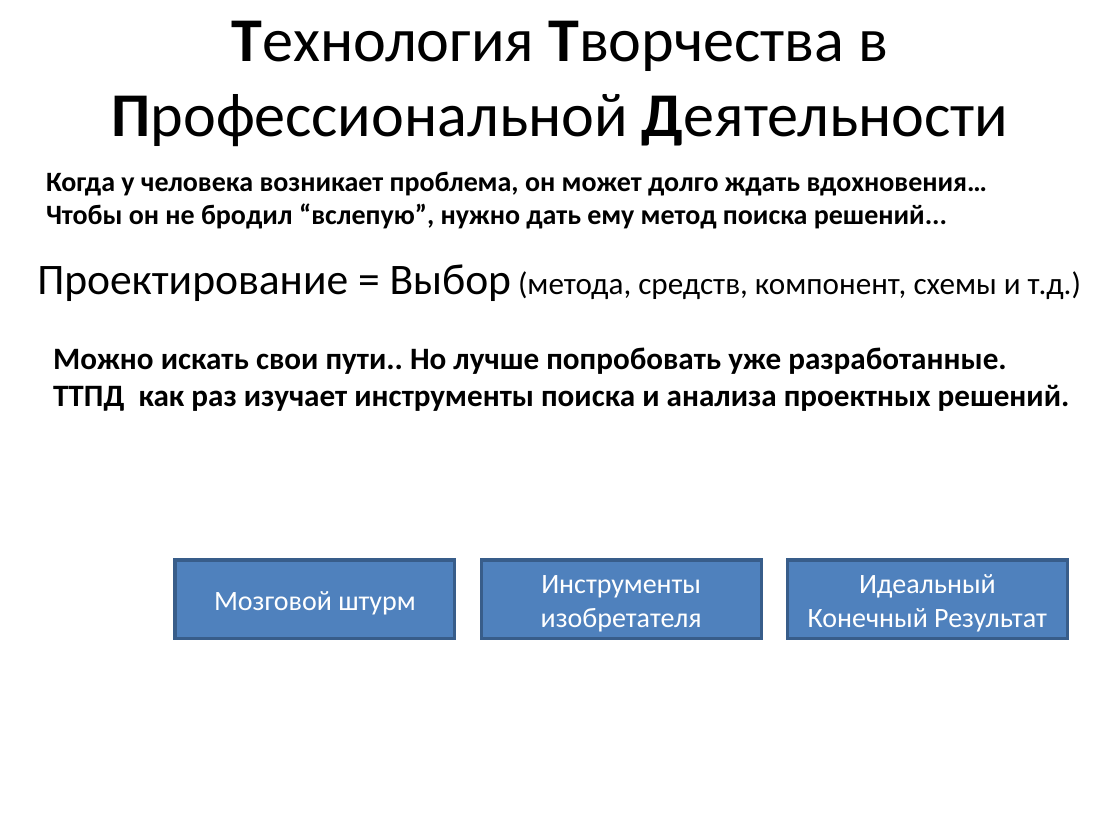
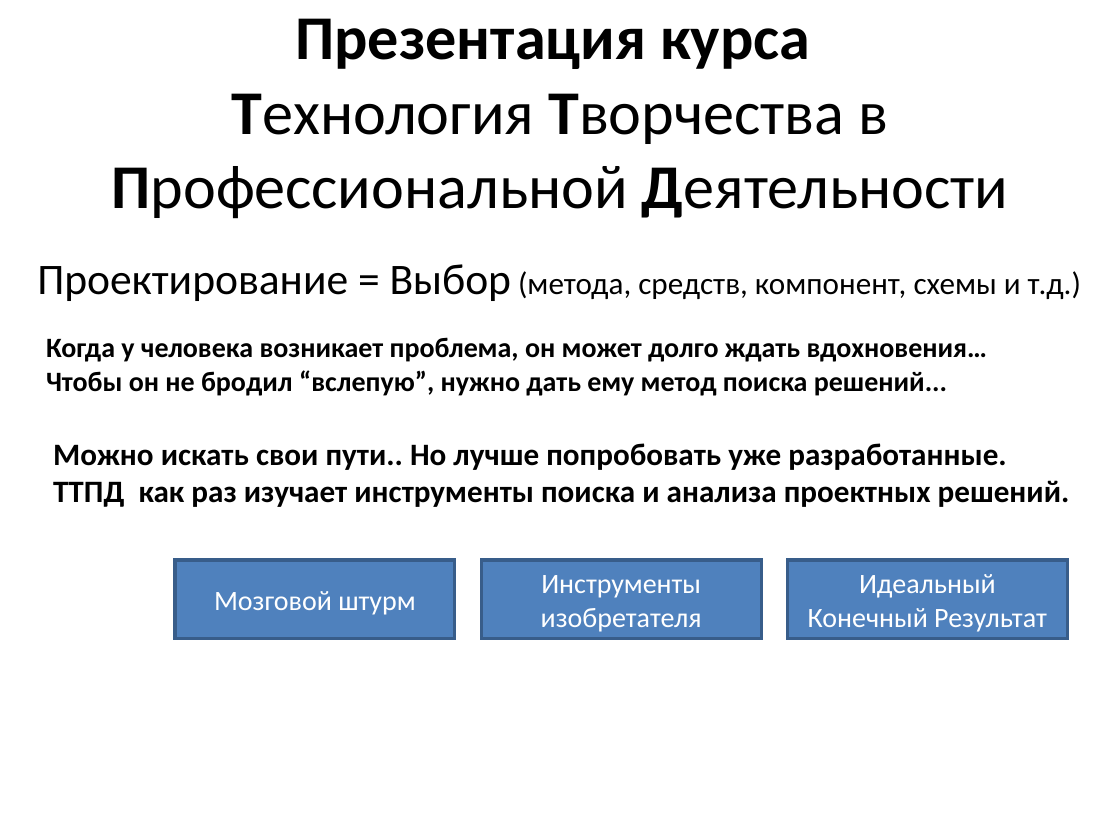
Before and after one commit to stden/trtm, a slide deck: slide 1 of ТТПД/Экзамен/ТТПД презентация.ppt. Drawn at 1120x840 pixels with LibreOffice and Linux fonts; fonts in the diff are those of the drawing. Boxes give left, top, right and bottom in pixels: in the first picture for what was removed or moved away, otherwise in the second. Text is boxed around its words. In the diff, an @@ line names an element or a change of style, - is before the commit and + after.

```diff
--- a/ТТПД/Экзамен/ТТПД презентация.ppt
+++ b/ТТПД/Экзамен/ТТПД презентация.ppt
@@ title at (111, 18, 1008, 219): text changed @@
-Технология Творчества в Профессиональной Деятельности
+Презентация курса
+Технология Творчества в Профессиональной Деятельности
@@ text "Когда у человека возникает проблема, ...": place and size @@
-text "Когда у человека возникает проблема, ..." at (46, 171, 987, 229)
+text "Когда у человека возникает проблема, ..." at (46, 337, 987, 396)
@@ text "Можно искать свои пути.. Но ...": place and size @@
-text "Можно искать свои пути.. Но ..." at (53, 347, 1070, 411)
+text "Можно искать свои пути.. Но ..." at (53, 443, 1070, 507)
```
Also in this commit, not shown: 3 other files.
